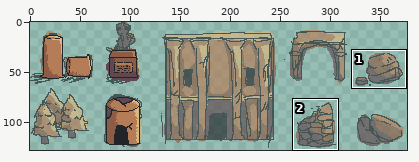
A pixel-art file gets an edit: Assets/Sprites/buildings.ase. The picture above shows the old version from afar; the outline marks the close-up.
Close-up. As it was:
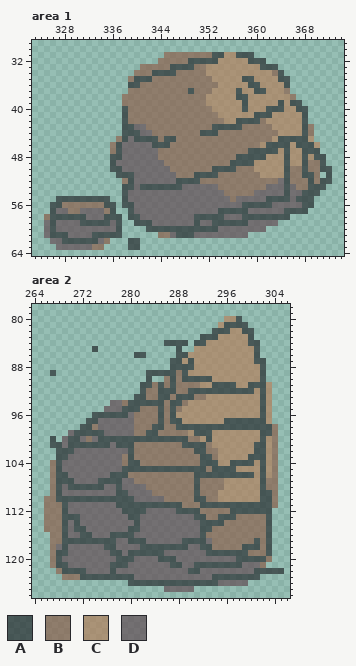
384x128 pixels, 1 frame. Shown: area 1: x 323..374, y 29..64; area 2: x 264..306, y 78..126. The wide view leaves out empty margins. The commit also changed other parts of the picture, which this record leaves out.
Visible layers, top first: "cylinder-house", "Layer 2", "alien-dude-statue", "Layer 1", "broken-column", "new-color", "Flattened" opacity 66%.
Palette (. is transparent): A #212529a8  B #8c5c47a8  C #b47d58a8  D #614750a8
Pixels before, area 1, first column x 325:
31 ....................BBBBBBBBAACCAAA.............
32 ...................BBBBBAAAAACCCCCAAA...........
33 ................BBBBBAAAABBCCCCCCCCCAAA.........
34 ...............BBBAAAABBBBBCCCCCCCCCCCBA........
35 ..............BAAABBBBBBBBBBCCCCCAACCCCAA.......
36 ..............AABBBBBBBBBBBBBCCCCCAACCCCA.......
37 ..............BBBBBBBBBBABBBCCCCACCAACCCB.......
38 .............BBBBBBBBBBBBBBCCCCCAACCCCCCCB......
39 .............BBBBBBBBBBBBBBCCCCCCACCCCCACAA.....
40 .............ABBBBBBBBBBBBBBCCCCCACCCAAACCAA....
41 .............ABBBBBBBBBBBBBBBCCCCCCAAACCCCCA....
42 .............ABBBBBBBBBBBBBBBBCCAAAABCCCCCCA....
43 .............AADDBBBBBBBBBBBAAAAABBBBBCCCCCAB...
44 .............AAADDBBBBBBBBAAABBBBBBBBBBCCCCAB...
45 ............BADAAAABAABBBBBBBBBBBBBBBBCAAAAAC...
46 ...........BADDDDDAAABBBBBBBBBBBBBBBCAAAACAAAC..
47 ...........BADDDDDDBBBBBBBBBBBBBBBAAAAACACCAAA..
48 ...........AADDDDDDBBBBBBBBBBBBBAAAAACCCACCACAA.
49 ...........ADDDDDDDDBBBBBBBBBBBAAAACCCCCACCABBA.
50 ...........AADDDDDDDDBBBBBBBAAAABBBCCCCCABBABBAA
51 ............AAADDDDDDDBBBAAAABBBBBBBCCCCABBAAB.A
52 .............BADDDDDDDAAAABBBBBBBBBBBBBDABBBABAA
53 .............AADAAAAAAADDDDDDBBBBBBBBDDDADBBAAA.
54 .............ADDDDDDDDDDDDDDDDBBBBBDDDDDADDAAA..
55 ..AAAAAAAAA..ADDDDDDDDDDDDDDDDDBDDDDDAAAADAAA...
56 .AABBBBBBBAA.AADDDDDDDDDDDDDDDDDDAAAAADDDDDAA...
57 .ADDBBDDDDBA..ADDDDDDDDDDDDDDAAAAADDDDDDAAAA....
58 BAAAAAADDDAAA.AADDDDDDDDDAAAAADDDAAAAAAAA.......
59 DADDDDAAAAADA..AAADDDDDDDADDAAAAAADDDDD.........
60 DADDDDDDDDDDA....AAAAAAAAAAAADDDDDDDD...........
61 DAAADDDDAAAAA......BBDAAADDDDDDDDD..............
62 .DDAAAAAADB...AA................................
63 ..DDDDDDBB....AA................................
Pixels before, area 2, first column x 266:
 80 ..............................CCA.......
 81 .............................CAAAA......
 82 ............................AAACCAA.....
 83 ..........................AAACCCCCA.....
 84 ....................AAAA.AACCCCCCCAA....
 85 ........A.............A..CCCCCCCCCCA....
 86 ...............AA.....AACCCCCCCCCCCA....
 87 .....................AACACCCCCCCCCCAA...
 88 .....................AAAACCCCCCCCCCCA...
 89 .A...............AAAAABACCCCCCCCCCCCA...
 90 .................A..BABAAAAACCCCCCCCA...
 91 ................AABABABBBBCCAAAACCAAAC..
 92 ................ABBAAABBAAAAAAAAAAACAC..
 93 ...............AABBAABAAABBCCCCCCCCCAC..
 94 ...........DDBAAAAAABAABCCCCCCCCCCCCAC..
 95 ..........DDDAAABBBABABCCCCCCCCCCCCCAC..
 96 ........AAAAAADBBBBABACCCCCCCCCCCCCCAC..
 97 .......AADDDDDDBBBBABAACCCCCCCAAAAAAAC..
 98 ......AABDDDDDDBBBAABBAAAAAAAAAAAAAAAAB.
 99 ....DAAAAADDDDDBBAABBBBBCAAACCCCCCCCAAB.
100 .A.DAADBDAAAAAAAAAAAAAAABBCACCCCCCCCACB.
101 .AADAAAAAAADAAABBBBBBBBAAAABCCCCCCCAACB.
102 ..AAADDDDDDDDDABBBBBBBBBBAABBCCCCCCAACB.
103 ..AADDDDDDDDDBABBBBBBBBBBBAABCCCCCAAACB.
104 .BADDDDDDDDDDBAABBBBBBBBBBAAACCAAAACACB.
105 .BADDDDDDDDDDAAAAAAAAAAAAAABAAAACCCCACB.
106 .BAADDDDDDDAAABBBBBBBBBBBAAAAAAAAAACACB.
107 .BAAADDDDAAAADDBBBBBBBBBBABBBBCCCCCCABB.
108 .BADAAAAAADDADDDDBBBBBBBBABBBBCCCCCCABB.
109 .BADDDDDDDDDAADDDDBBBBBBBABBBCCCCCCCAAB.
110 BBAAAAAAAAAAAAADDDDDBBBBBAABBCCCCCCCAAB.
111 BBBADDDDDDDDAAAAAAAAAAABBBAAAAAAAAAAAAB.
112 BBBADDDDDDDDDAAAADDDDDAAAABBBBBAAAAAAA..
113 BBBAAADDDDDDDDAADDDDDDDDDAABBAAABBBBBA..
114 BBBADADDDDDDDDDADDDDDDDDDDAAAABBBBBBBA..
115 BBBADAADDDDDDDAADDDDDDDDDDAABBBBBBBBBA..
116 .BBADDAADDDAAAADDDDDDDDDDDABBBBBBBBBBA..
117 .BBAAAAAAAAADDAAADDDDDDAAAADBBBBBBBABA..
118 .BDADDDDDDAADDDDAAAAAAAADDAABBBBBAAABA..
119 .BAADDDDDDDAADAAAAAADDDDDDDAAAAAAABBBA..
120 .BADDDDDDDDDAAADDDDAAADDDDDDDDDDAAAAAB..
121 .BAADDDDDDDAAADDDDDDDAADDAAAAAAAADDDB...
122 ..BAAAADDDDADDDDDDDDDDDDAADDDDDDDDDAAAAA
123 ...BBBAAAAAAAAADDDDDDDDDDDDDAAAAAAAA....
124 ..............AAAAAAAAAAAAAAADDDDD......
125 ....................DDDDD...............
The same view after the edit:
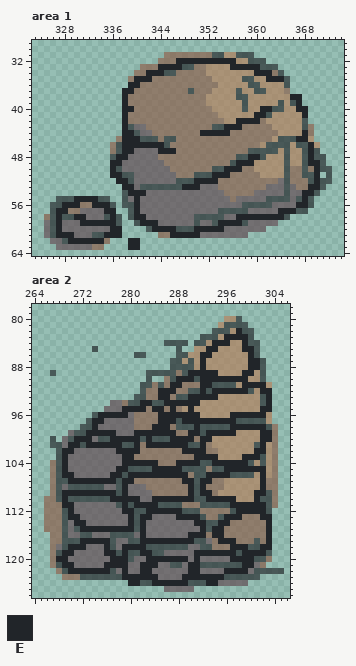
Colours new in this view: E #212529
Change:
layer "Layer 4" added
layer "Layer 6" added
Changed rows in their new state; - is an unchanged pixel.
Area 1, layer "Layer 6":
first column x 327:
32 --------------------EEEEEEEEEE--------------
33 -----------------EEEE--------EEEEE----------
34 ---------------EEE---------------EEE--------
35 -------------EEE-------------------EEE------
36 ------------EE------------------------------
37 -----------EE-------------------------------
38 -----------E---------------------------EE---
39 -----------E----------------------------E---
40 -----------EE---------------------EE----EE--
41 -----------E---------------------EE------E--
42 -----------E------------------EEEE----------
43 -----------E----------------EEE-------------
44 -----------EE-----------EEEEE------------E--
45 -----------EEE--------------------------EE--
46 -----------EEEEEEE------------------------E-
47 -----------EE----EEE----------------------E-
48 ----------EE--------------------EE--------E-
49 ---------EE-------------------EEE---------EE
50 ---------E------------------EEE------------E
51 ---------EE---------------EEE--------------E
52 ----------EE-----------EEEE----------------E
53 -----------EE--------EEE------------------EE
54 ------------EEE--------------------------EE-
55 ---EEEE------E---------------------------E--
56 -EEE--EEE----E--------------------------EE--
57 EE------EE---E-----------------------EEE----
58 E--EE----E---EE---------------EEEEEEEE------
59 E---EEEEEE----EEE----------EEEE-------------
60 E--------EE-----EEEE---EEEEE----------------
61 EEE-----EEE--------EEEEE--------------------
62 --EEEEEE----EE------------------------------
63 ------------EE------------------------------
Area 2, layer "Layer 4":
first column x 268:
 82 ------------------------------E-----
 83 ----------------------------EEEE----
 84 --------------------------EEE--E----
 85 -------------------------EE----EE---
 86 ------------------------EE------E---
 87 ------------------------E-------EE--
 88 ------------------------E-------EE--
 89 ----------------------EEEEE----EE---
 90 --------------------EEE-EEEEEEEE----
 91 -------------------EE---EE-----EEEE-
 92 -----------------EEE----E-EEEEEE--EE
 93 -----------------EE---EEEEE--------E
 94 --------------EE--EEEEEE-----------E
 95 -----------EEEE-EE-E--E-----------EE
 96 -------EEEEE-----EEEEEEE-----EEEEEE-
 97 ------EE---------EEE-EEEEEEEEE------
 98 ------E---------EEE----E-----EEEEEE-
 99 -----EEEEE---EEEEEEE--EE-EEEEE----EE
100 ---EEE---EEEEE-E---EEEE-EE--------EE
101 --EE-EEEEEE--E-EEEEEEE--E---------E-
102 -EE-------EEEE-------EEEE--------EE-
103 -E---------EE----------EEEE----EEE--
104 -E---------EEEEEE---EEEE--EEEEEE----
105 -E--------EE----EEEEE-------EEEEEEE-
106 -EE------EE-EEEEEEEEEE---EEEE-----E-
107 --EEEEEEEE-EE--------EE-EE--------E-
108 -----------E----------E-E---------E-
109 -EEEEEEEEE-E----------E-EE-------EE-
110 -E-------EEEEE--EEEEEEE--EEEEE---E--
111 -EE--------E-EEEE------------EEEEEE-
112 --E--------EE--EEEEEE---------EEEEE-
113 --EE--------E-EE----EEEE----EEE---EE
114 ---EE-------E-E--------EE--EE------E
115 ----EEEEEEEEE-E---------E-EE-------E
116 --------------E-------EEE-EE-------E
117 ----EEEEE-----EEEEEEEEE----EEE-----E
118 --EEE---E--EEEE--------------EEE--EE
119 -EE-----EE-E--EE-------EEEEEEE-EEEE-
120 EE-------EEE---EEEEEEE-E-----EEEE---
121 -EE-----EEEE--EEE-----EE-------EE---
122 --EEEEEEE--E--EE------EE----EEEE----
123 -----------EEEEEE----EEEEEEE--------
124 ------------EE--EEEEEE---EE---------
Where, in picture pixels (left, top, right, bottom), the same in both close-ups:
changed: (56, 58, 320, 250)
changed: (56, 328, 272, 586)
